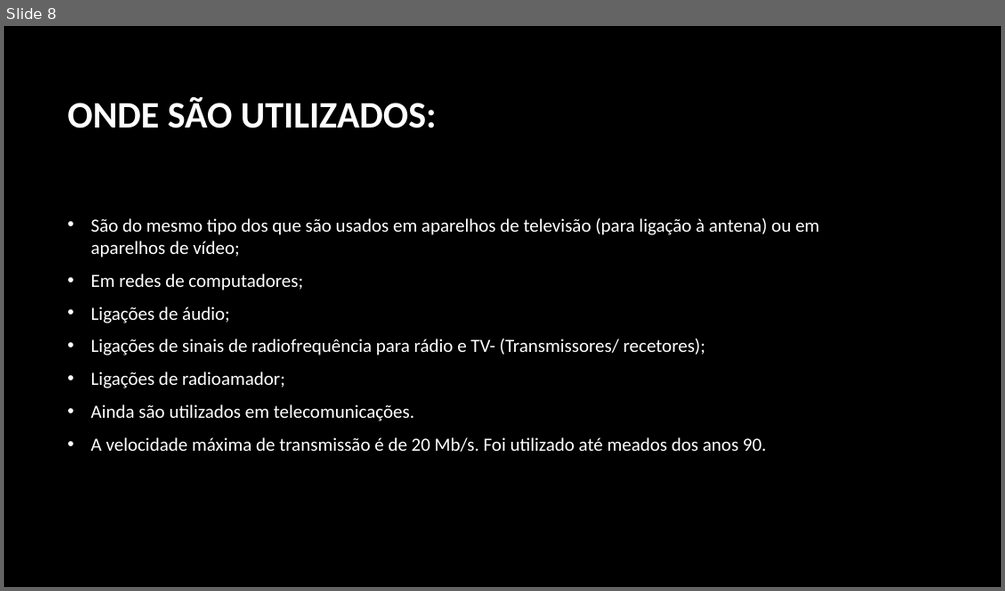
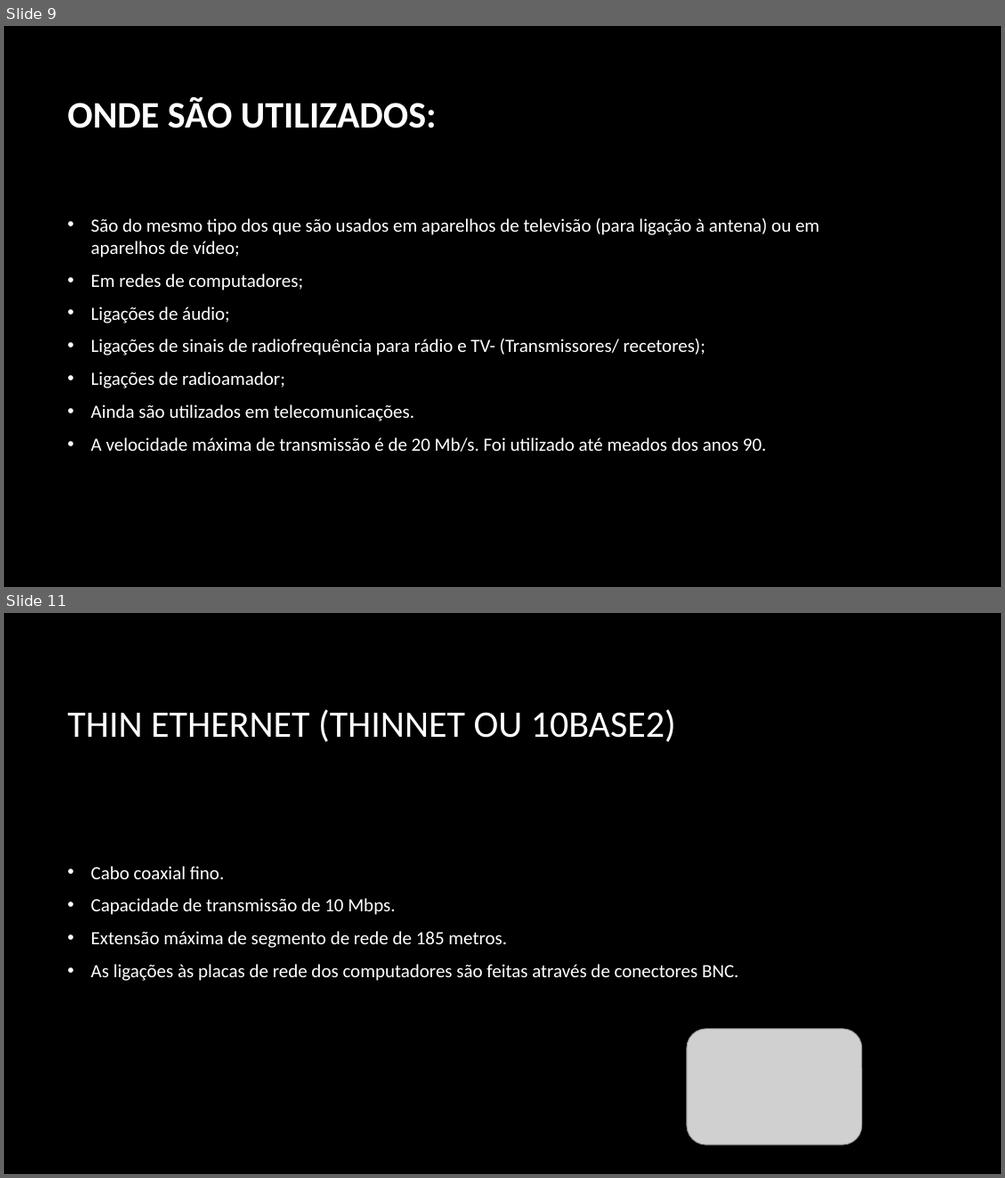
Before and after one commit to RosaFernandes/RosaFernandes, a slide deck: Trabalho pratico.pptx. Shown one above the other, each under a label of ours: slide 8 before the commit, slides 9 and 11 after it; the slides between them are not shown. The pictures are 1005x591 and 1005x1178 pixels, drawn with LibreOffice and Linux fonts; fonts in the diff are those of the drawing; grey boxes stand for pictures; background and template pictures are left out. Boxes give left, top, right and bottom in pixels: in the first picture for what was removed or moved away, otherwise in the second. Text is boxed around its words. In the diff, an @@ line names an element or a change of style, - is before the commit and + after.

```diff
--- a/Trabalho pratico.pptx
+++ b/Trabalho pratico.pptx
@@ slide 11 added at (x1=4, y1=613, x2=1001, y2=1174), background picture (left out) @@
@@ title added at (x1=67, y1=709, x2=676, y2=742), 36 pt, text #FFFFFF @@
+THIN ETHERNET (THINNET OU 10BASE2)
@@ text added at (x1=91, y1=866, x2=738, y2=981), 18 pt, text #FFFFFF @@
+• Cabo coaxial fino.
+• Capacidade de transmissão de 10 Mbps.
+• Extensão máxima de segmento de rede de 185 metros.
+• As ligações às placas de rede dos computadores são feitas através de conectores BNC.
@@ picture added at (x1=687, y1=1029, x2=862, y2=1144) @@
@@ what was slide 8 is now slide 9 @@
```
Also in this commit, not shown: 3 slides changed, 14 other slides added, 1 other file.
